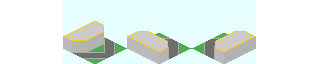
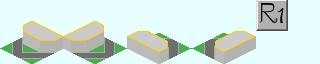
Two versions of the same layered image (320×64). Layer-by-layer changes:
added layer "Simple_Station_Base.png" over box(0, 0, 320, 64)
